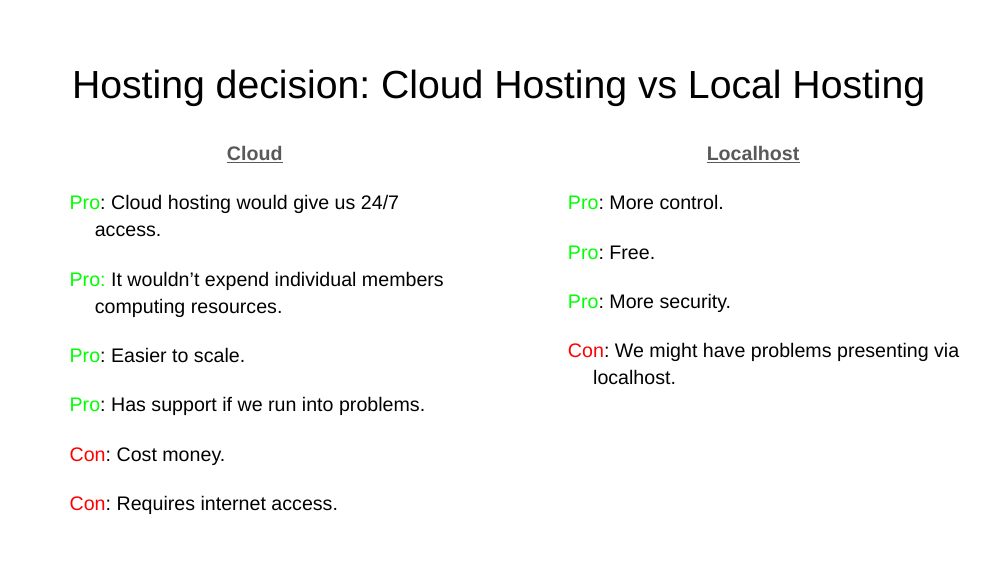
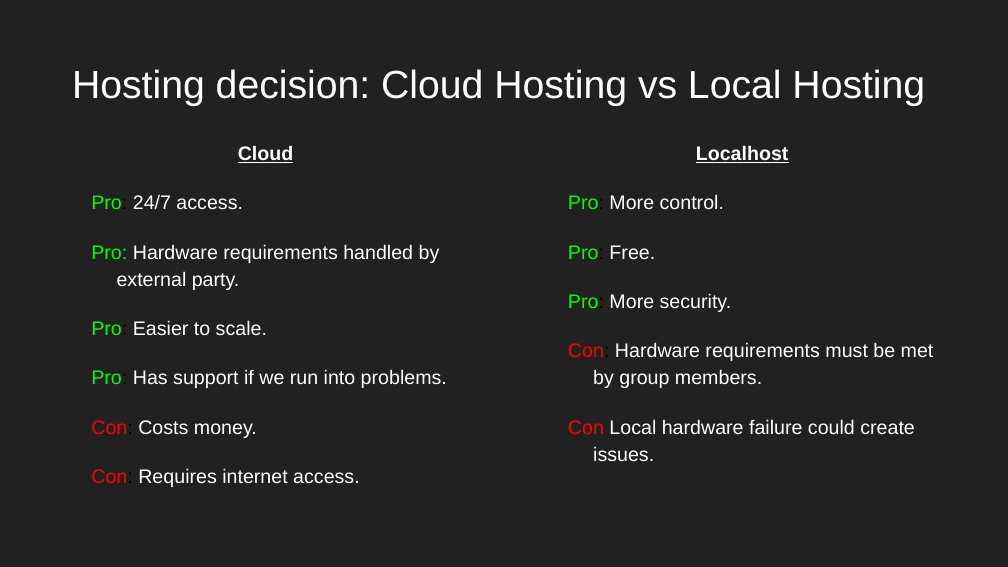
Before and after one commit to nreader72/NostraDomicile, a slide deck: slide 23 of docs/NostraDomicile.pptx (slide 15 before the commit). Drawn at 1008x567 pixels with LibreOffice and Linux fonts; fonts in the diff are those of the drawing; background and template pictures are left out. Boxes give left, top, right and bottom in pixels: in the first picture for what was removed or moved away, otherwise in the second. Text is boxed around its words. In the diff, an @@ line names an element or a change of style, - is before the commit and + after.

```diff
--- a/docs/NostraDomicile.pptx
+++ b/docs/NostraDomicile.pptx
@@ background #FFFFFF to picture (left out) @@
@@ title "Hosting decision: Cloud Hosting vs ..." at (72, 69, 925, 106): text colour #000000 to #FFFFFF @@
@@ text "Cloud": place and size @@
-text "Cloud" at (70, 146, 444, 514)
+text "Cloud" at (91, 145, 447, 487)
@@ text at (91, 145, 447, 487): text colour #595959 to #FFFFFF in "Cloud"; text colour #000000 to #FFFFFF in "Easier to scale.", "Has support if we run into problems.", "Requires internet access." @@
@@ text at (568, 145, 789, 312): text colour #595959 to #FFFFFF in "Localhost"; text colour #000000 to #FFFFFF in "More control.", "Free.", "More security." @@
@@ text at (91, 194, 440, 290): text changed; text colour #000000 to #FFFFFF @@
-Pro: Cloud hosting would give us 24/7 access.
-Pro: It wouldn’t expend individual members computing resources.
+Pro: 24/7 access.
+Pro: Hardware requirements handled by external party.
@@ text at (568, 342, 934, 461): text changed; text colour #000000 to #FFFFFF @@
-Con: We might have problems presenting via localhost.
+Con: Hardware requirements must be met by group members.
+Con Local hardware failure could create issues.
@@ text at (91, 420, 257, 438): text changed; text colour #000000 to #FFFFFF @@
-Con: Cost money.
+Con: Costs money.
```
Also in this commit, not shown: 7 other slides changed, 18 slides added, 9 slides removed.
